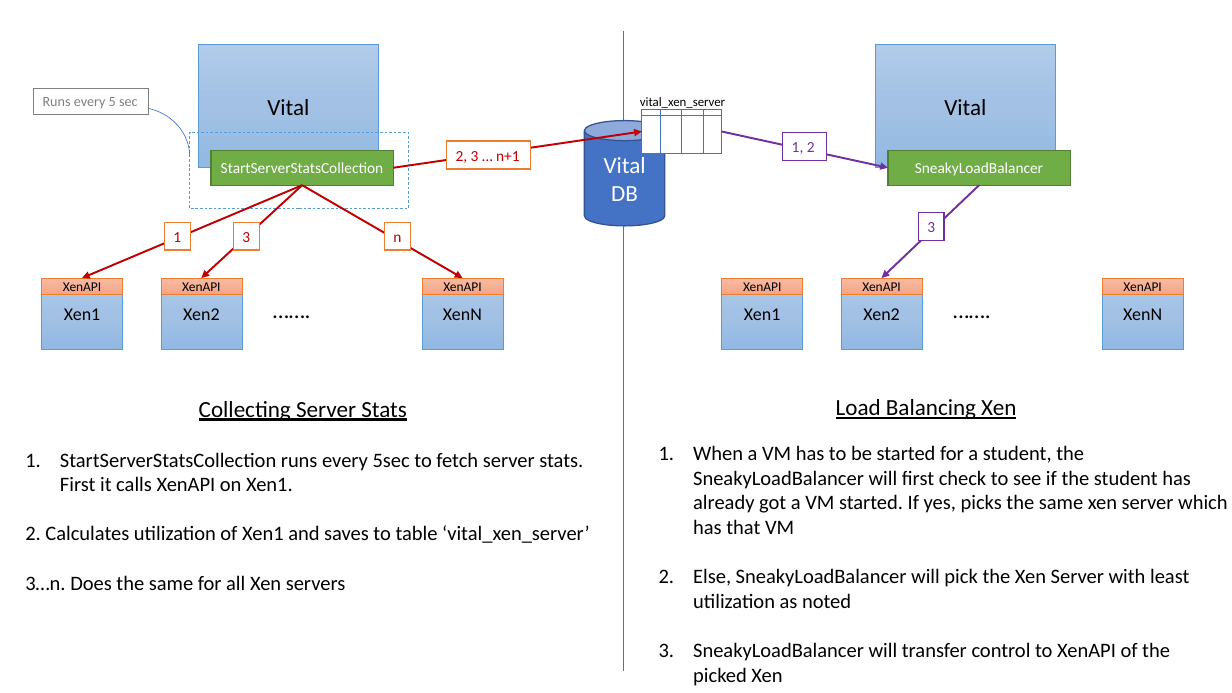
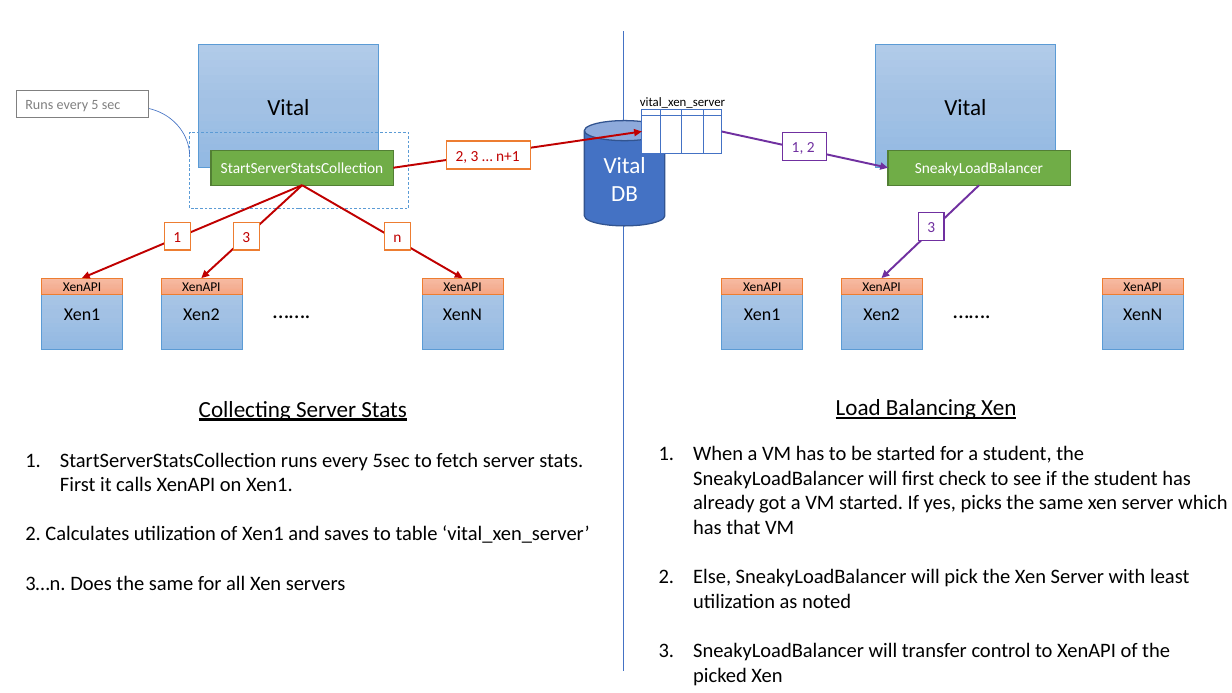
Before and after one commit to vital2/Vital-development, a slide deck: slide 1 of vital_site/blog-resources/pictures.pptx. Drawn at 1232x693 pixels with LibreOffice and Linux fonts; fonts in the diff are those of the drawing. Boxes give left, top, right and bottom in pixels: in the first picture for what was removed or moved away, otherwise in the second. Text is boxed around its words. In the diff, an @@ line names an element or a change of style, - is before the commit and + after.

```diff
--- a/vital_site/blog-resources/pictures.pptx
+++ b/vital_site/blog-resources/pictures.pptx
@@ rectangle "Runs every 5 sec": place and size @@
-rectangle "Runs every 5 sec" at box(33, 88, 148, 115)
+rectangle "Runs every 5 sec" at box(17, 91, 149, 117)
```
Also in this commit, not shown: 10 other files.
